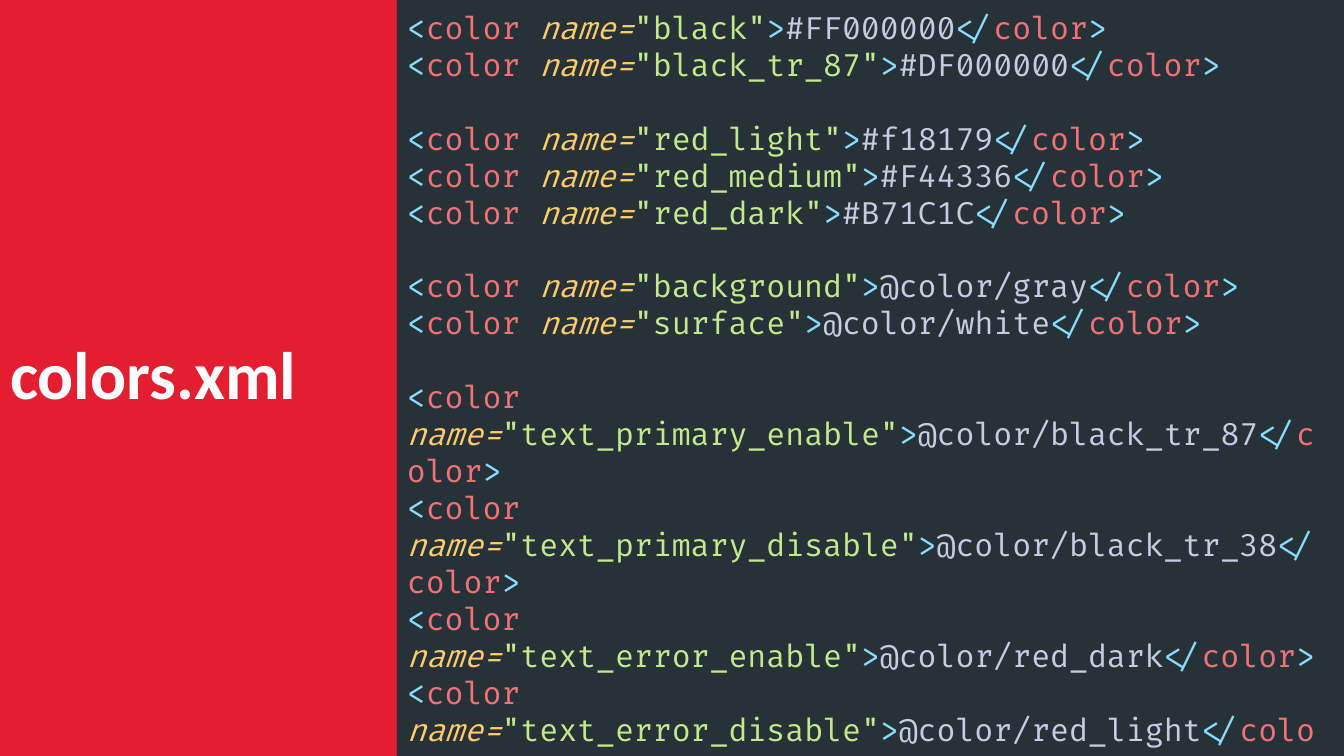
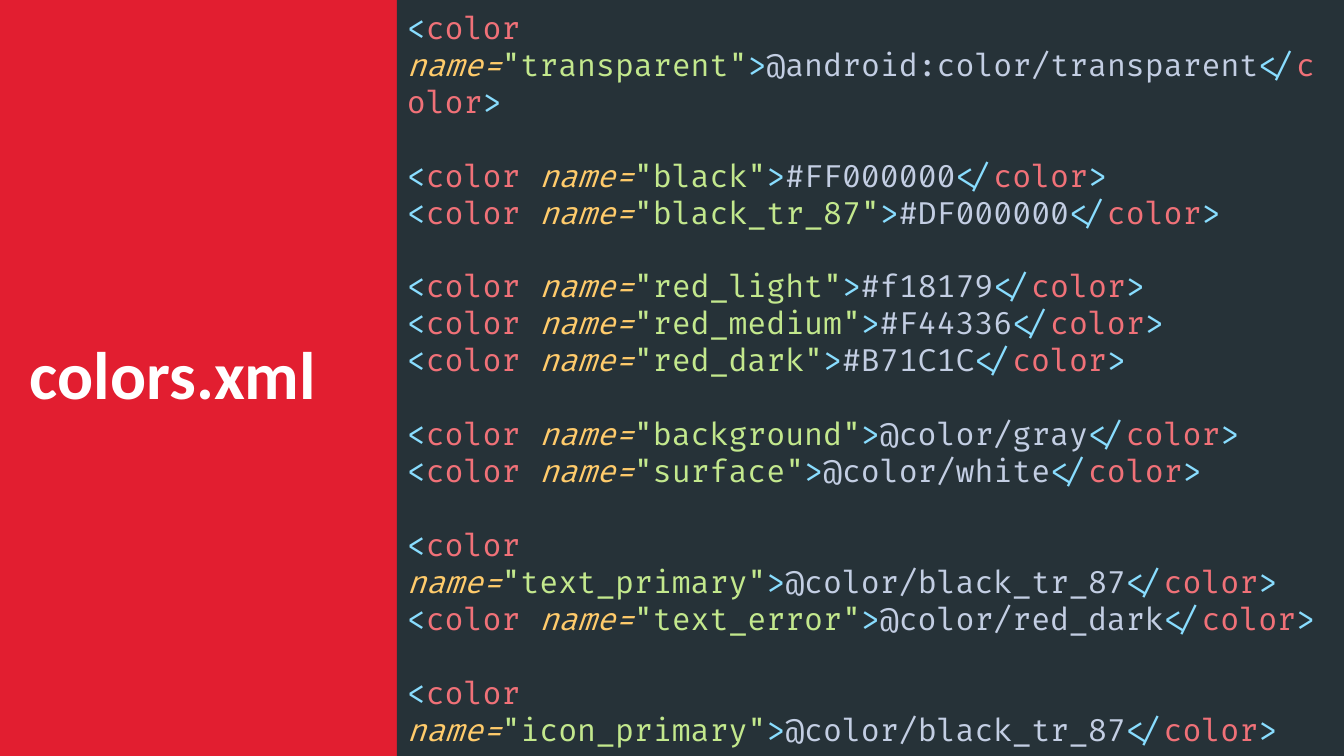
Before and after one commit to ZebanNikolay/android-style-best-practices, a slide deck: slide 12 of Styles and Themes in Android.pptm (slide 8 before the commit). Drawn at 1344x756 pixels with LibreOffice and Linux fonts; fonts in the diff are those of the drawing. Boxes give left, top, right and bottom in pixels: in the first picture for what was removed or moved away, otherwise in the second. Text is boxed around its words. In the diff, an @@ line names an element or a change of style, - is before the commit and + after.

Commit message:
Update presentation

```diff
--- a/Styles and Themes in Android.pptm
+++ b/Styles and Themes in Android.pptm
@@ title "colors.xml" at [0,0,397,756]: indent changed @@
@@ text at [407,15,1316,748]: text changed; text colour #C3E88D to #C3CEE3 @@
-<color name="transparent">@android:color/transparent</color>
-<color name="black">#FF000000</color>
-<color name="black_tr_87">#DF000000</color>
-<color name="red_light">#f18179</color>
-<color name="red_medium">#F44336</color>
-<color name="red_dark">#B71C1C</color>
-<color name="background">@color/gray</color>
-<color name="surface">@color/white</color>
-<color name="text_primary_enable">@color/black_tr_87</color>
-<color name="text_primary_disable">@color/black_tr_38</color>
-<color name="text_error_enable">@color/red_dark</color>
-<color name="text_error_disable">@color/red_light</color>
-<color name="icon_primary">@color/black_tr_87</color>
+<color name="transparent">@android:color/transparent</color>
+<color name="black">#FF000000</color>
+<color name="black_tr_87">#DF000000</color>
+<color name="red_light">#f18179</color>
+<color name="red_medium">#F44336</color>
+<color name="red_dark">#B71C1C</color>
+<color name="background">@color/gray</color>
+<color name="surface">@color/white</color>
+<color name="text_primary">@color/black_tr_87</color>
+<color name="text_error">@color/red_dark</color>
+<color name="icon_primary">@color/black_tr_87</color>
```
Also in this commit, not shown: 21 other slides changed, 4 slides added, 2 slides removed.
